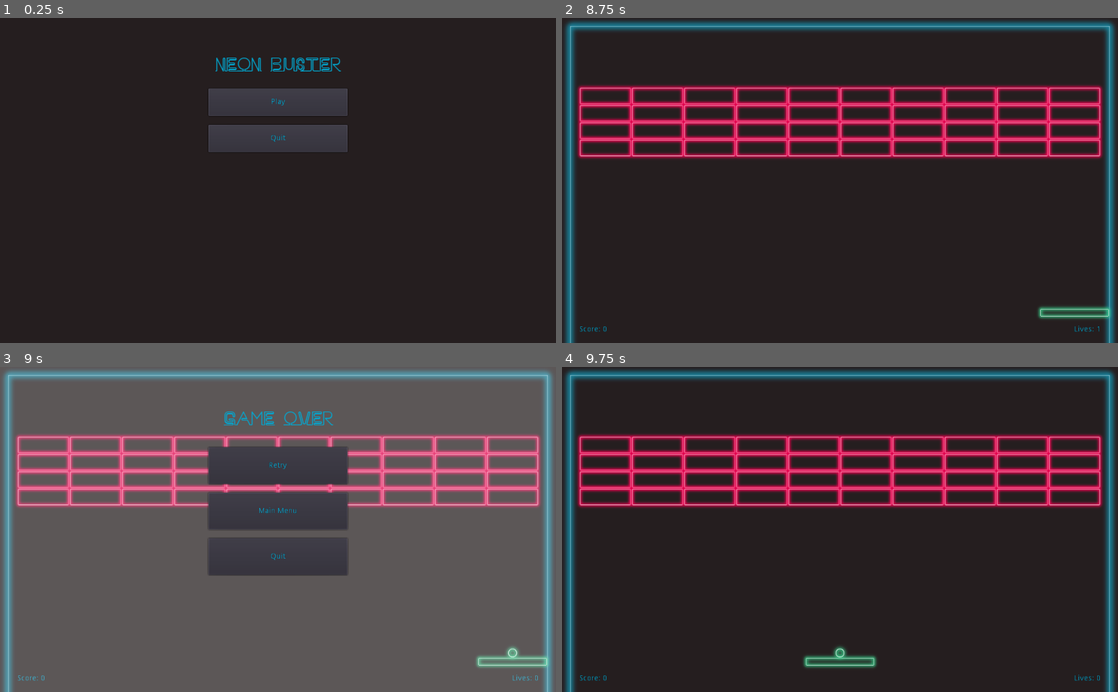
Above: before the commit, frames 1-4 (two rows, left to right).
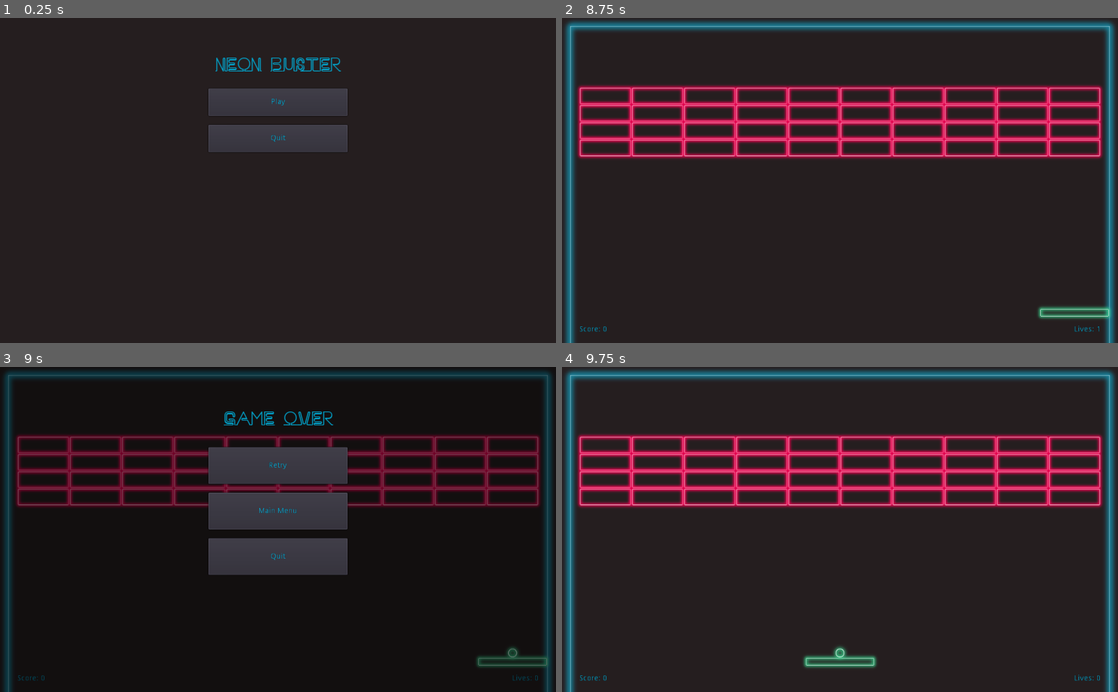
Above: after the commit, the same moments.

Repository: mrussell16/NeonBuster
Game: Godot game, scene res://ui/MainMenu.tscn
Two runs of this game, one before a commit and one after it. Both use one fixed random seed, a clock stepped at 60 frames per second and the inputs below.
Inputs:
- Up to frame 1 (0.25 s): no input
- Up to frame 2 (8.75 s): click "Play" at 0.5 s; tap Enter (ui_accept) at 1.25, 1.52, 2.27, 3.77, 4.52, 5.27, 6.5, 6.77, 7.52, 8.27 s; hold Right (ui_right) 1.28-2.03 s; hold Left (ui_left) 2.03-2.78 s; hold Right (ui_right) 2.78-4.28 s; hold Left (ui_left) 4.28-6.53 s; hold Right (ui_right) from 6.53 s (still down)
- Up to frame 3 (9 s): release Right (ui_right) at 8.78 s; hold Left (ui_left) from 8.78 s (still down)
- Up to frame 4 (9.75 s): release Left (ui_left) at 9.5 s; click "Retry" at 9.5 s

Frames 1-2 are identical in both runs. In frame 3, 91% of the frame differs, in the area x 0-100%, y 0-100%; in frame 4, nothing differs.

Commit message:
update hud color to dark

Diff:
--- a/ui/HUD.tscn
+++ b/ui/HUD.tscn
@@ -44,7 +44,7 @@
 visible = false
 anchor_right = 1.0
 anchor_bottom = 1.0
-color = Color( 1, 1, 1, 0.25098 )
+color = Color( 0, 0, 0, 0.501961 )
 __meta__ = {
 "_edit_use_anchors_": false
 }
